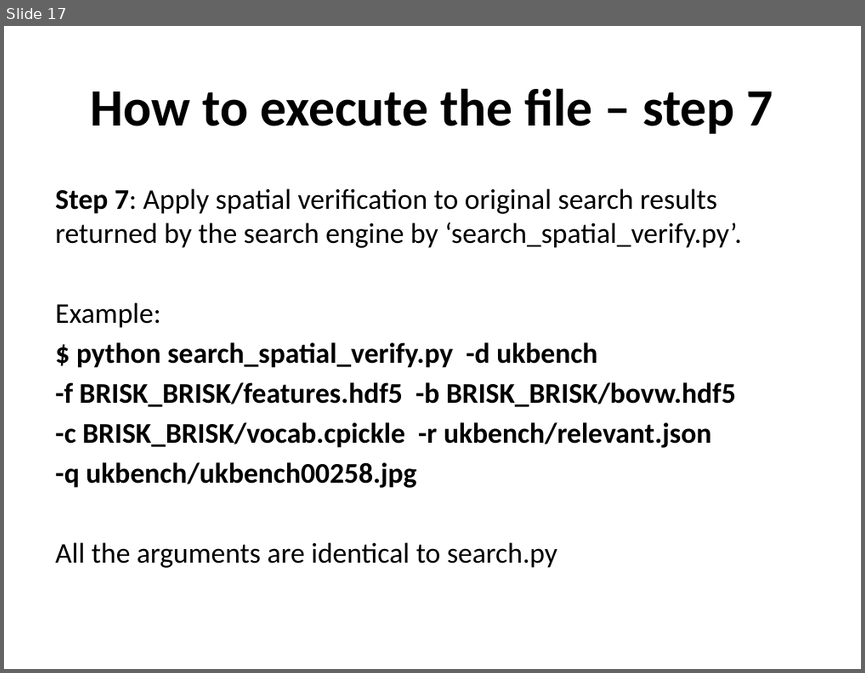
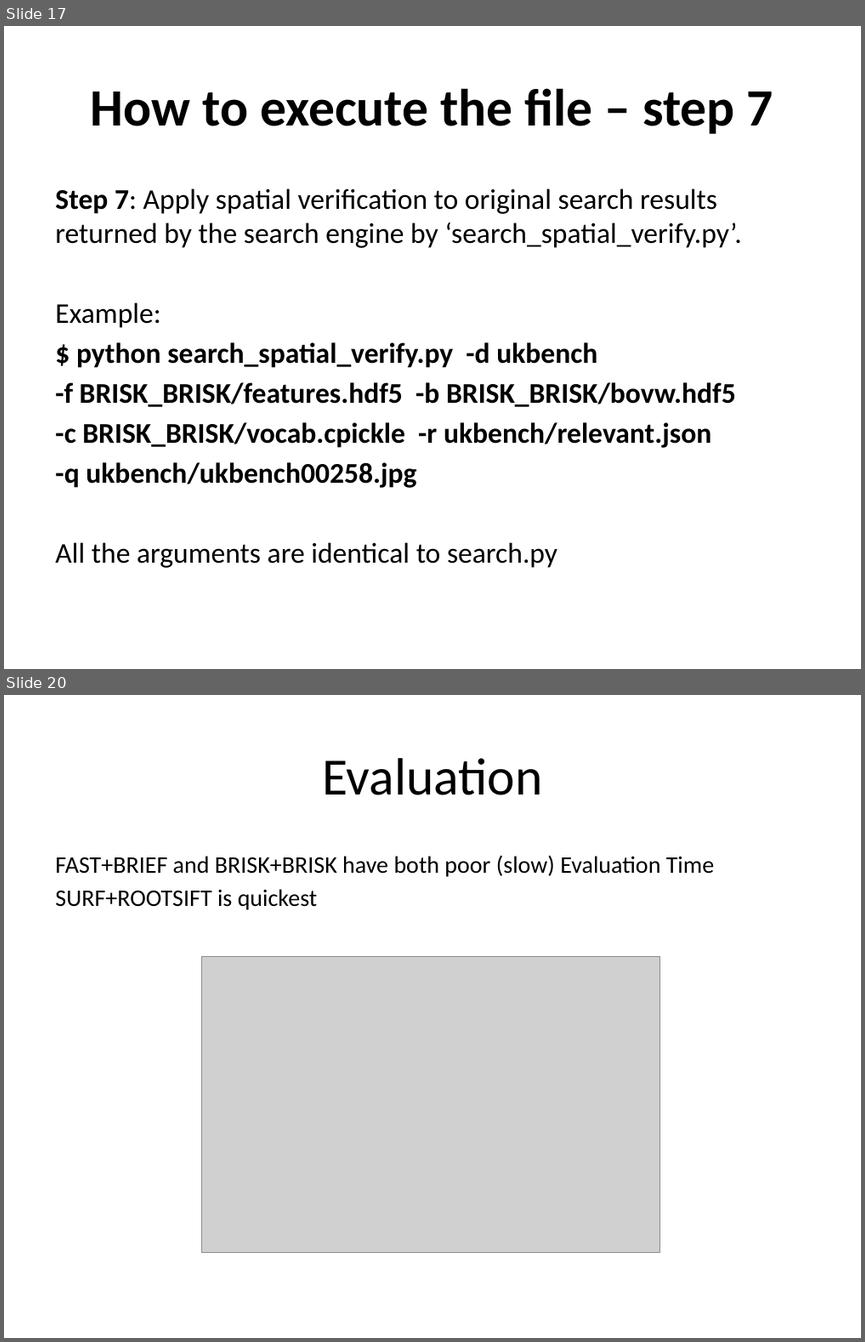
Before and after one commit to rovenr12/Image_Information_Retrival, a slide deck: JRxD.pptx. Shown one above the other, each under a label of ours: slide 17 before the commit, slides 17 and 20 after it; the slides between them are not shown. The pictures are 865x673 and 865x1342 pixels, drawn with LibreOffice and Linux fonts; fonts in the diff are those of the drawing; grey boxes stand for pictures. Boxes give left, top, right and bottom in pixels: in the first picture for what was removed or moved away, otherwise in the second. Text is boxed around its words. In the diff, an @@ line names an element or a change of style, - is before the commit and + after.

Commit message:
Add files via upload
Evaluation section added, table of figures, graphs and a summary. Please provide feedback and any changes required

```diff
--- a/JRxD.pptx
+++ b/JRxD.pptx
@@ slide 20 added at [4, 695, 861, 1338], background #FFFFFF @@
@@ title added at [322, 758, 543, 795], 44 pt, text #000000 @@
+Evaluation
@@ text added at [55, 855, 714, 910], 20 pt, text #000000 @@
+FAST+BRIEF and BRISK+BRISK have both poor (slow) Evaluation Time
+SURF+ROOTSIFT is quickest
@@ picture added at [202, 956, 660, 1252] @@
```
Also in this commit, not shown: 2 slides changed, 4 other slides added.
